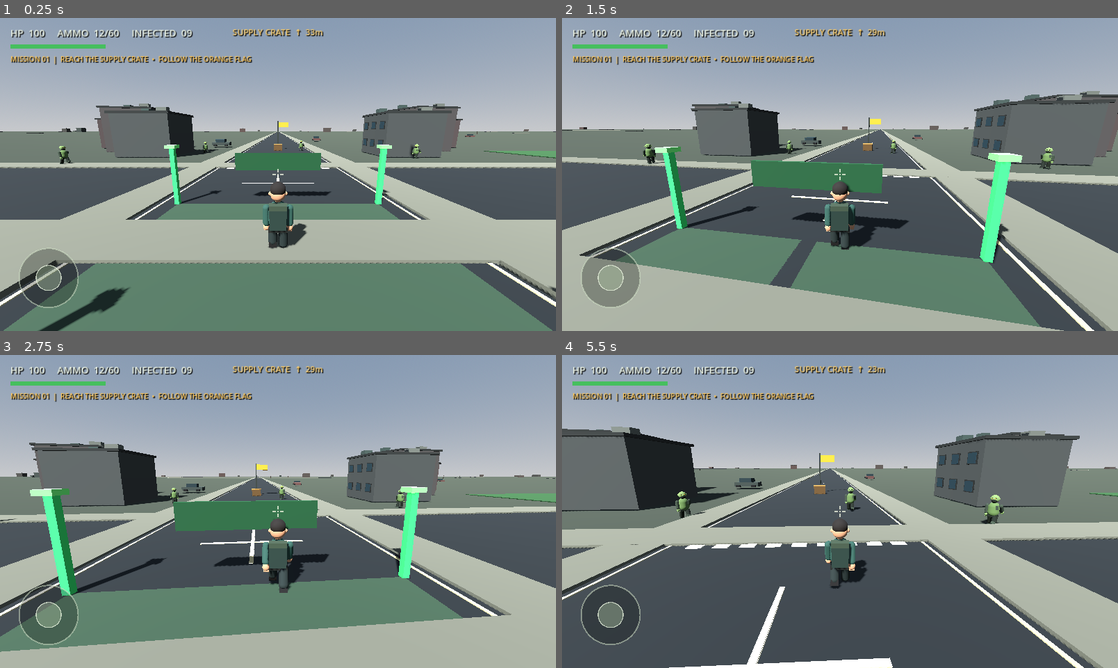
Above: before the commit, frames 1-4 (two rows, left to right).
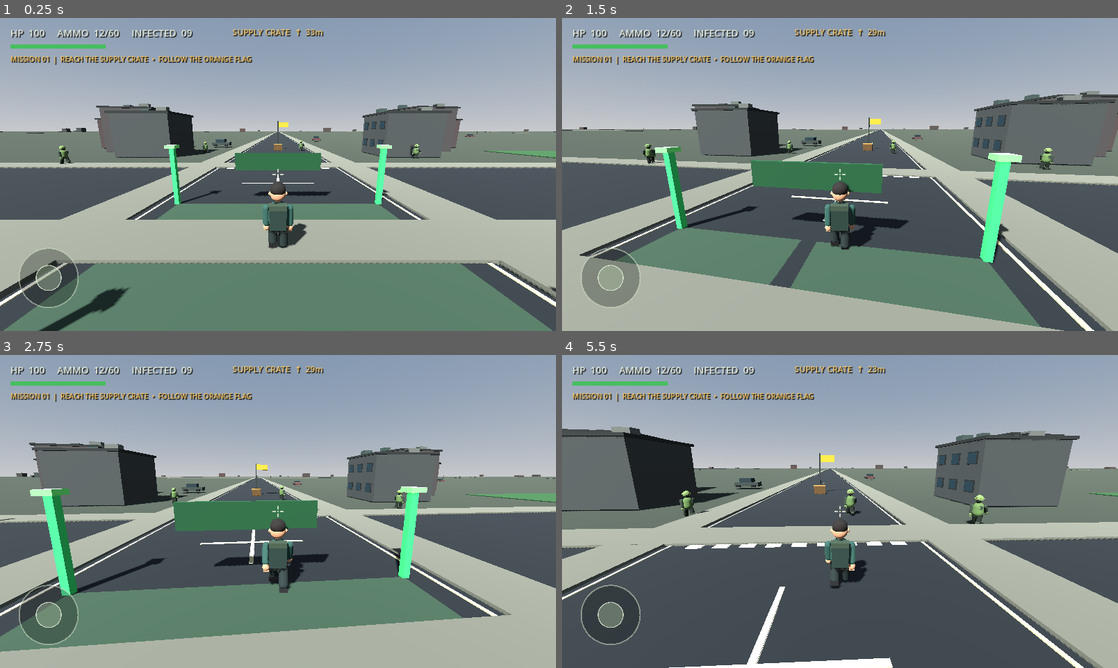
Above: after the commit, the same moments.

Repository: aljunatis40-alt/zombie-world-survivor
Game: Godot game, scene res://scenes/main.tscn
Two runs of this game, one before a commit and one after it. Both use one fixed random seed, a clock stepped at 60 frames per second and the inputs below.
Inputs (mouse positions are in pixels of both pictures, inside the frame that each line leads up to):
- Up to frame 1 (0.25 s): no input
- Up to frame 2 (1.5 s): move the mouse to (867, 174) at 0.52 s; hold Shift (sprint) 0.53-1.28 s; hold W (move_forward) from 0.53 s (still down); click (867, 174) at 0.6 s; move the mouse to (812, 174) at 1.27 s; tap Shift (sprint) at 1.35 s
- Up to frame 3 (2.75 s): keep holding W (move_forward); click (250, 511) at 1.55 s; move the mouse to (289, 505) at 2.02 s; hold Shift (sprint) from 2.03 s (still down); click (289, 505) at 2.1 s
- Up to frame 4 (5.5 s): keep holding W (move_forward); move the mouse to (834, 517) at 2.77 s; release Shift (sprint) at 2.78 s; tap Shift (sprint) at 2.85, 4.35 s; click (834, 517) at 3.05 s; move the mouse to (878, 514) at 3.52 s; hold Shift (sprint) 3.53-4.28 s; click (878, 514) at 3.6 s; move the mouse to (795, 508) at 4.27 s; click (795, 508) at 4.55 s; move the mouse to (845, 511) at 5.02 s; hold Shift (sprint) from 5.03 s (still down); click (845, 511) at 5.1 s

The runs differ from the first frame. In frame 1, less than 0.1% of the frame differs, in the area x 10-76%, y 40-46%; in frame 2, 0.1%; in frame 3, less than 0.1%; in frame 4, 0.7%, in the area x 20-80%, y 42-54%.

Commit message:
Sample 10: Add mobile crouch toggle control

Diff:
--- a/scripts/hud.gd
+++ b/scripts/hud.gd
@@ -5,6 +5,7 @@
 signal jump_requested
 signal sprint_changed(active: bool)
 signal sit_requested
+signal crouch_changed(active: bool)
 
 const BASE_BUTTON_SIZE := Vector2(92, 64)
 const BASE_FIRE_SIZE := Vector2(108, 78)
@@ -22,6 +23,8 @@
 var jump_button: Button
 var sprint_button: Button
 var sit_button: Button
+var crouch_button: Button
+var crouch_active := false
 var move_origin := Vector2.ZERO
 var move_pointer := -1
 var look_pointer := -1
@@ -94,6 +97,13 @@
 	)
 	sit_button = _make_button("SIT")
 	sit_button.pressed.connect(func(): sit_requested.emit())
+	crouch_button = _make_button("CROUCH")
+	crouch_button.toggle_mode = true
+	crouch_button.toggled.connect(func(active: bool):
+		crouch_active = active
+		crouch_button.text = "STAND" if active else "CROUCH"
+		crouch_changed.emit(active)
+	)
 
 func _make_button(label: String) -> Button:
 	var button := Button.new()
@@ -136,6 +146,7 @@
 	_place_button(jump_button, action_size, Vector2(-margin - fire_size.x, -margin - fire_size.y - gap - action_size.y))
 	_place_button(sprint_button, action_size, Vector2(-margin - fire_size.x - gap - action_size.x, -margin - fire_size.y - gap - action_size.y))
 	_place_button(sit_button, action_size, Vector2(-margin - fire_size.x, -margin - fire_size.y - 2.0 * (gap + action_size.y)))
+	_place_button(crouch_button, action_size, Vector2(-margin - fire_size.x - gap - action_size.x, -margin - fire_size.y - 2.0 * (gap + action_size.y)))
 	queue_redraw()
 
 func _place_button(button: Button, button_size: Vector2, offset: Vector2) -> void:
@@ -172,7 +183,7 @@
 		health_bar_fill.color = Color(0.28, 0.78, 0.38, 0.95) if ratio > 0.5 else (Color(0.95, 0.68, 0.18, 0.95) if ratio > 0.25 else Color(0.92, 0.24, 0.20, 0.98))
 
 func _is_over_action_button(point: Vector2) -> bool:
-	for button in [fire_button, reload_button, jump_button, sprint_button, sit_button]:
+	for button in [fire_button, reload_button, jump_button, sprint_button, sit_button, crouch_button]:
 		if is_instance_valid(button) and button.get_global_rect().has_point(point):
 			return true
 	return false
